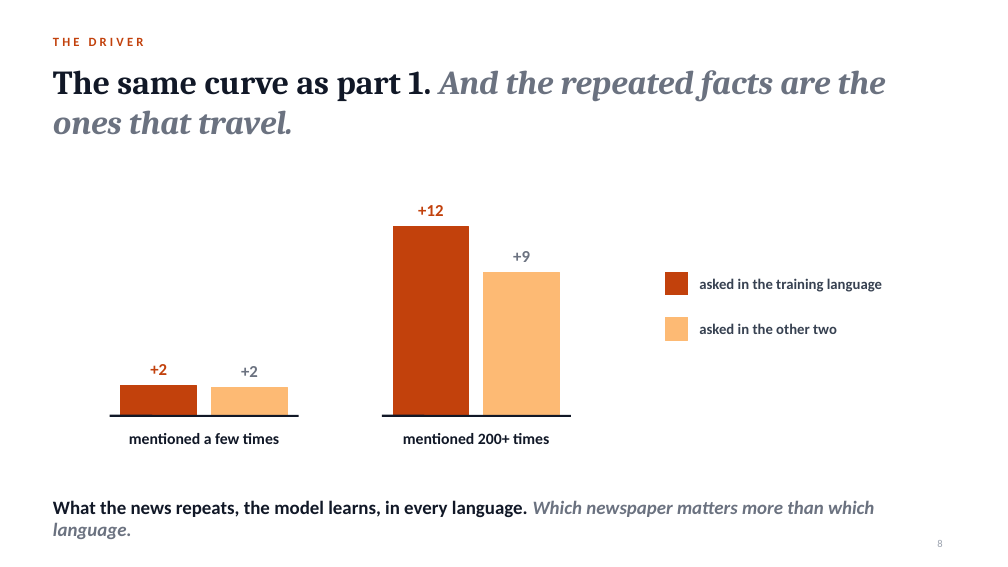
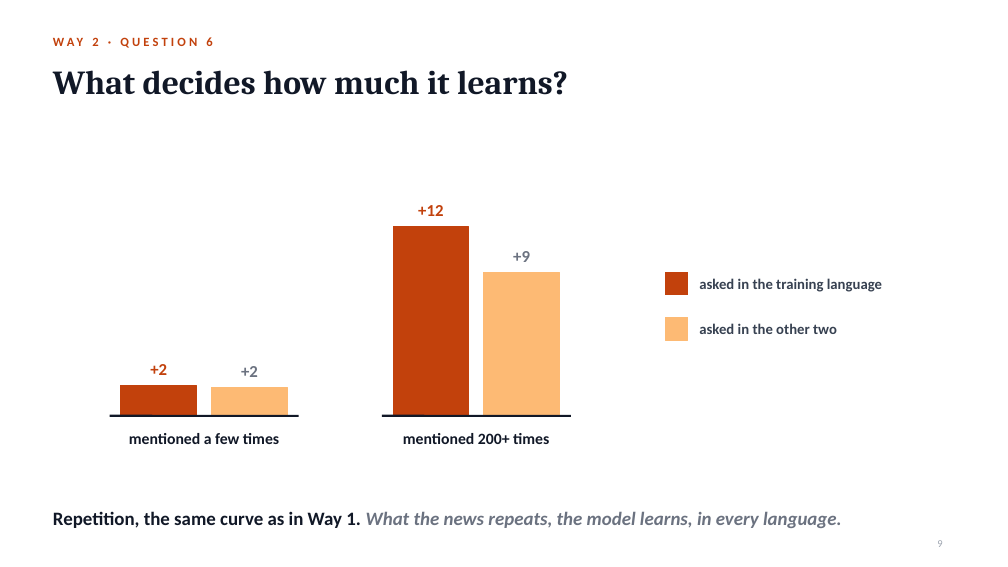
Before and after one commit to notagit3650/Claude_expo_repo_36501, a slide deck: slide 9 of slides/Retrain_or_teach.pptx (slide 8 before the commit). Drawn at 1008x567 pixels with LibreOffice and Linux fonts; fonts in the diff are those of the drawing. Boxes give left, top, right and bottom in pixels: in the first picture for what was removed or moved away, otherwise in the second. Text is boxed around its words. In the diff, an @@ line names an element or a change of style, - is before the commit and + after.

```diff
--- a/slides/Retrain_or_teach.pptx
+++ b/slides/Retrain_or_teach.pptx
@@ text at box(53, 37, 212, 46): text changed @@
-THE DRIVER
+WAY 2 · QUESTION 6
@@ title at box(53, 70, 568, 95): text changed; text colour #6B7280 to #111827; italic off @@
-The same curve as part 1. And the repeated facts are the ones that travel.
+What decides how much it learns?
@@ text at box(53, 511, 842, 528): text changed; text colour #111827 to #6B7280; italic on @@
-What the news repeats, the model learns, in every language. Which newspaper matters more than which language.
+Repetition, the same curve as in Way 1. What the news repeats, the model learns, in every language.
```
Also in this commit, not shown: 12 other slides changed, 2 slides added, 1 slide removed, 2 other files.
